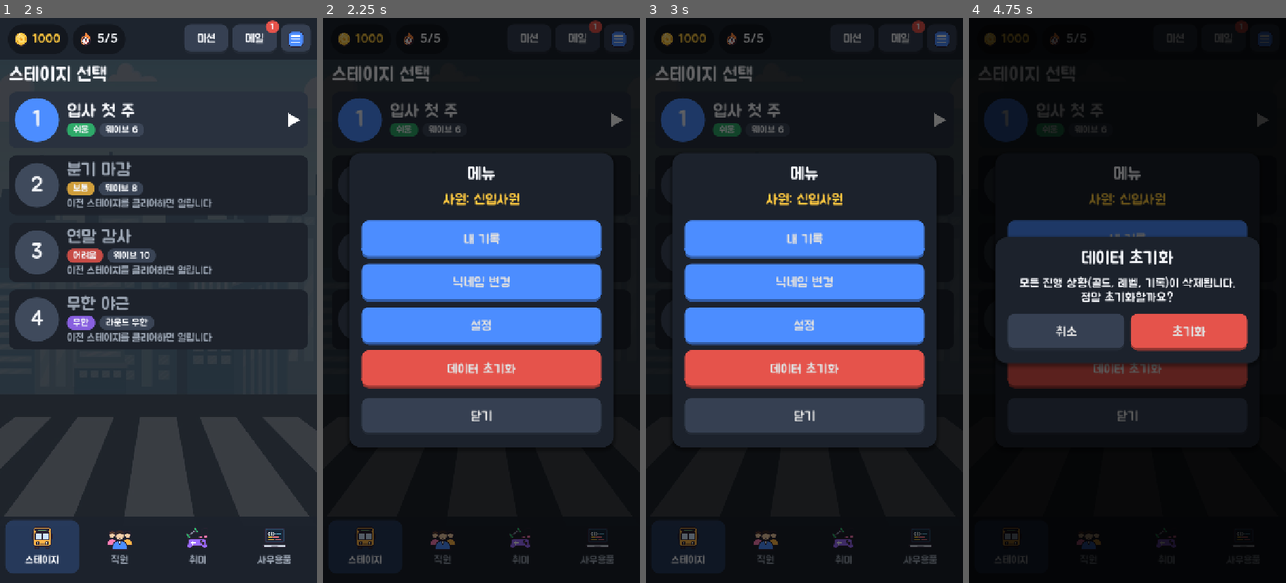
Above: before the commit, frames 1-4 (left to right).
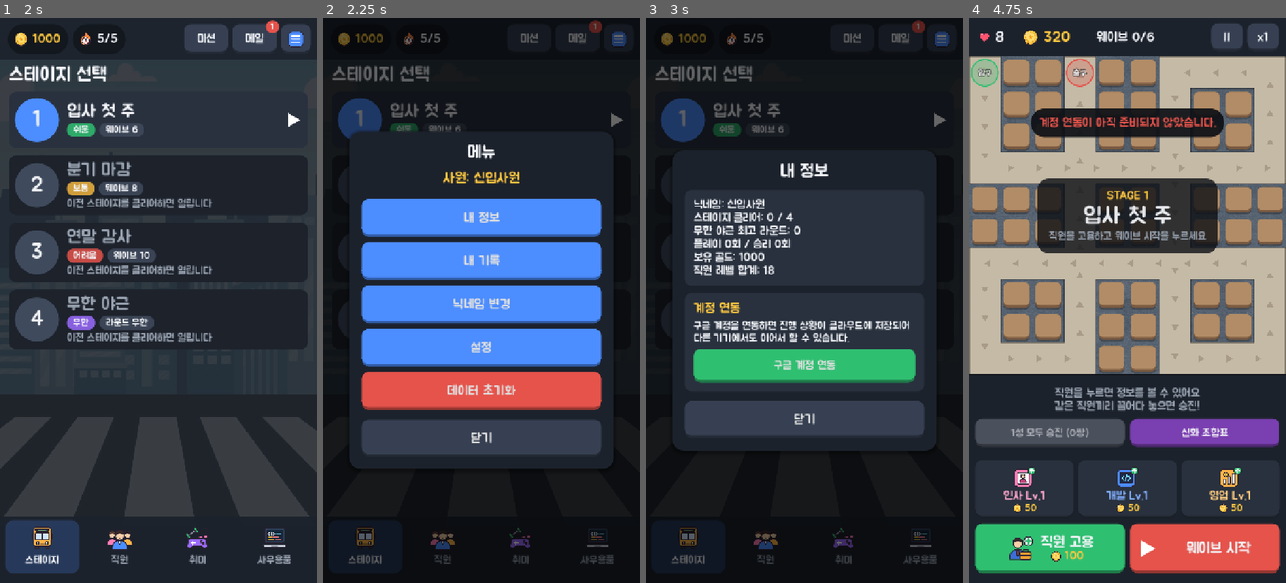
Above: after the commit, the same moments.

Repository: chw3021/CompanyDefense
Game: Godot game, scene res://scenes/boot.tscn
Same seed, same stepped clock (60 frames per second), same inputs: the game is played once before the commit and once after it.
Inputs (mouse positions are in pixels of both pictures, inside the frame that each line leads up to; where the layout moved, square brackets give the same spot in the first picture):
- Up to frame 1 (2 s): click "입사하기" at 0.5 s; click "확인" at 1.25 s
- Up to frame 2 (2.25 s): click (617, 40) at 2 s
- Up to frame 3 (3 s): click (804, 215) at 2.75 s, where only the run after the commit has a clickable "내 정보"
- Up to frame 4 (4.75 s): click (1127, 368) at 3.5 s, where only the run after the commit has a clickable "구글 계정 연동"; click (1127, 119) [1127, 283] at 4.25 s

Frame 1 is identical in both runs. In frame 2, 23% of the frame differs, in the area x 8-92%, y 20-80%; in frame 3, 23%; in frame 4, 93%, in the area x 0-100%, y 0-100%.

Commit message:
내 정보 화면과 구글 계정 연동(클라우드 저장) 추가, 메뉴 창이 안 닫히던 문제 수정
Co-authored-by: Cursor <cursoragent@cursor.com>

Diff:
--- a/project.godot
+++ b/project.godot
@@ -18,6 +18,7 @@
 Save="*res://scripts/autoload/save.gd"
 UI="*res://scripts/autoload/ui.gd"
 Dev="*res://scripts/autoload/dev.gd"
+Account="*res://scripts/autoload/account.gd"
 
 [display]
 
--- /dev/null
+++ b/scripts/autoload/account.gd
@@ -0,0 +1,253 @@
+# 구글 계정 연동과 클라우드 저장 (Firebase Auth REST + Realtime Database REST).
+# 웹은 구글 로그인 페이지로 이동했다가 돌아오는 방식(OAuth implicit), 그 외(안드로이드, PC)는
+# 기기 코드 방식(google.com/device 에 코드 입력)으로 구글 토큰을 받아 Firebase 로그인한다.
+# 연동 정보(refresh token)는 user://account.json 에만 두고 클라우드 저장 데이터에는 넣지 않는다.
+extends Node
+
+## 웹 redirect / 기기 코드 로그인이 끝나면 (error 가 "" 이면 성공)
+signal login_done(error: String)
+signal device_code_ready(user_code: String, url: String)
+
+const API_KEY := "AIzaSyBR1kQXuUPKbRROAN8u-EHDOFcPna0ZM0E"
+## OAuth 클라이언트 값은 커밋하지 않는 파일에 둔다 (account_keys.example.gd 참고, 웹 배포는 GitHub Actions 시크릿으로 만든다)
+const KEYS_PATH := "res://scripts/autoload/account_keys.gd"
+const DB_URL := "https://company-defense-default-rtdb.firebaseio.com"
+const ACCOUNT_PATH := "user://account.json"
+const SCOPE := "openid email profile"
+const UPLOAD_INTERVAL := 20.0
+
+var web_client_id := ""
+## "TV 및 입력 제한 기기" 유형 OAuth 클라이언트 (기기 코드 로그인)
+var device_client_id := ""
+var device_client_secret := ""
+var uid := ""
+var email := ""
+var _refresh_token := ""
+var _id_token := ""
+var _expires_at := 0
+var _dirty := false
+var _uploading := false
+var _cancel_device := false
+## 웹에서 로그인 페이지로 다녀온 직후의 결과. 메인 화면이 뜰 때 take_pending() 으로 가져간다
+var _pending: Variant = null
+
+
+func _ready() -> void:
+	if ResourceLoader.exists(KEYS_PATH):
+		var keys: GDScript = load(KEYS_PATH)
+		web_client_id = keys.WEB_CLIENT_ID
+		device_client_id = keys.DEVICE_CLIENT_ID
+		device_client_secret = keys.DEVICE_CLIENT_SECRET
+	var data = JSON.parse_string(FileAccess.get_file_as_string(ACCOUNT_PATH)) if FileAccess.file_exists(ACCOUNT_PATH) else null
+	if data is Dictionary:
+		uid = data.get("uid", "")
+		email = data.get("email", "")
+		_refresh_token = data.get("refresh_token", "")
+	Save.changed.connect(func(): _dirty = true)
+	var timer := Timer.new()
+	timer.wait_time = UPLOAD_INTERVAL
+	timer.autostart = true
+	timer.timeout.connect(_auto_upload)
+	add_child(timer)
+	if OS.has_feature("web"):
+		_consume_web_redirect()
+
+
+func is_linked() -> bool:
+	return uid != "" and _refresh_token != ""
+
+
+func use_redirect_login() -> bool:
+	return OS.has_feature("web")
+
+
+func take_pending() -> Variant:
+	var p = _pending
+	_pending = null
+	return p
+
+
+func unlink() -> void:
+	uid = ""
+	email = ""
+	_refresh_token = ""
+	_id_token = ""
+	DirAccess.remove_absolute(ProjectSettings.globalize_path(ACCOUNT_PATH))
+
+
+# ------------------------------------------------------------------ 웹: 구글 로그인 페이지 이동
+
+func start_redirect_login() -> void:
+	var state := "%x%x" % [randi(), randi()]
+	var f := FileAccess.open("user://account_state.txt", FileAccess.WRITE)
+	f.store_string(state)
+	f.close()
+	# OAuth 클라이언트에 등록한 리디렉션 URI 와 글자까지 같아야 하므로 index.html 은 뗀다
+	var page: String = str(JavaScriptBridge.eval("location.origin + location.pathname")).trim_suffix("index.html")
+	var url := "https://accounts.google.com/o/oauth2/v2/auth?client_id=%s&redirect_uri=%s&response_type=token&scope=%s&state=%s&prompt=select_account" % [
+			web_client_id, page.uri_encode(), SCOPE.uri_encode(), state]
+	JavaScriptBridge.eval("window.location.href = %s" % JSON.stringify(url))
+
+
+func _consume_web_redirect() -> void:
+	var hash_text: String = str(JavaScriptBridge.eval("location.hash"))
+	if not hash_text.contains("access_token=") and not hash_text.contains("error="):
+		return
+	JavaScriptBridge.eval("history.replaceState(null, '', location.pathname + location.search)")
+	var params := {}
+	for pair in hash_text.trim_prefix("#").split("&"):
+		var kv := pair.split("=", true, 1)
+		if kv.size() == 2:
+			params[kv[0]] = kv[1].uri_decode()
+	var state_path := "user://account_state.txt"
+	var expected := FileAccess.get_file_as_string(state_path) if FileAccess.file_exists(state_path) else ""
+	DirAccess.remove_absolute(ProjectSettings.globalize_path(state_path))
+	var error := ""
+	if not params.has("access_token"):
+		error = "구글 로그인이 취소되었습니다."
+	elif expected == "" or params.get("state", "") != expected:
+		error = "로그인 요청이 올바르지 않습니다. 다시 시도해 주세요."
+	else:
+		error = await _firebase_sign_in("access_token=%s&providerId=google.com" % params.access_token)
+	_pending = error
+	login_done.emit(error)
+
+
+# ------------------------------------------------------------------ 안드로이드/PC: 기기 코드
+
+## 코드를 받으면 device_code_ready 를 보내고, 사용자가 브라우저에서 승인할 때까지 기다린다. 성공하면 ""
+func start_device_login() -> String:
+	if device_client_id == "":
+		return "계정 연동이 아직 준비되지 않았습니다."
+	_cancel_device = false
+	var r := await _post_form("https://oauth2.googleapis.com/device/code", {"client_id": device_client_id, "scope": SCOPE})
+	if r.code != 200:
+		return "로그인 코드를 받지 못했습니다. 인터넷 연결을 확인해 주세요."
+	var d: Dictionary = r.data
+	device_code_ready.emit(d.user_code, d.get("verification_url", "https://www.google.com/device"))
+	var interval := float(d.get("interval", 5))
+	var deadline := Time.get_ticks_msec() + int(d.get("expires_in", 600)) * 1000
+	while Time.get_ticks_msec() < deadline:
+		await get_tree().create_timer(interval).timeout
+		if _cancel_device:
+			return "로그인이 취소되었습니다."
+		var t := await _post_form("https://oauth2.googleapis.com/token", {
+			"client_id": device_client_id, "client_secret": device_client_secret,
+			"device_code": d.device_code, "grant_type": "urn:ietf:params:oauth:grant-type:device_code"})
+		if t.code == 200:
+			return await _firebase_sign_in("id_token=%s&providerId=google.com" % t.data.id_token)
+		var err: String = t.data.get("error", "") if t.data is Dictionary else ""
+		if err == "slow_down":
+			interval += 5
+		elif err != "authorization_pending":
+			return "구글 로그인이 거부되었습니다."
+	return "로그인 시간이 지났습니다. 다시 시도해 주세요."
+
+
+func cancel_device_login() -> void:
+	_cancel_device = true
+
+
+# ------------------------------------------------------------------ Firebase
+
+func _firebase_sign_in(post_body: String) -> String:
+	var r := await _post_json("https://identitytoolkit.googleapis.com/v1/accounts:signInWithIdp?key=" + API_KEY, {
+		"postBody": post_body, "requestUri": "http://localhost", "returnSecureToken": true})
+	if r.code != 200 or not r.data is Dictionary:
+		push_warning("Firebase 로그인 실패: %s" % str(r.data))
+		return "계정 연동에 실패했습니다. 잠시 후 다시 시도해 주세요."
+	uid = r.data.localId
+	email = r.data.get("email", "")
+	_refresh_token = r.data.refreshToken
+	_id_token = r.data.idToken
+	_expires_at = _now() + int(r.data.get("expiresIn", 3600))
+	var f := FileAccess.open(ACCOUNT_PATH, FileAccess.WRITE)
+	f.store_string(JSON.stringify({"uid": uid, "email": email, "refresh_token": _refresh_token}))
+	f.close()
+	return ""
+
+
+func _ensure_token() -> bool:
+	if not is_linked():
+		return false
+	if _id_token != "" and _now() < _expires_at - 60:
+		return true
+	var r := await _post_form("https://securetoken.googleapis.com/v1/token?key=" + API_KEY,
+			{"grant_type": "refresh_token", "refresh_token": _refresh_token})
+	if r.code != 200 or not r.data is Dictionary:
+		push_warning("Firebase 토큰 갱신 실패: %s" % str(r.data))
+		return false
+	_id_token = r.data.id_token
+	_expires_at = _now() + int(r.data.get("expires_in", 3600))
+	return true
+
+
+## 클라우드의 저장 데이터 {user, updated}. 없으면 {}, 실패하면 null
+func download() -> Variant:
+	if not await _ensure_token():
+		return null
+	var r := await _request(HTTPClient.METHOD_GET, "%s/saves/%s.json?auth=%s" % [DB_URL, uid, _id_token])
+	if r.code != 200:
+		return null
+	if not r.data is Dictionary:
+		return {}
+	# Realtime Database 는 숫자 키 객체를 배열로 바꾸므로 저장 데이터는 문자열로 넣어 둔다
+	var user = JSON.parse_string(String(r.data.get("data", "")))
+	return {"user": user, "updated": int(r.data.get("updated", 0))} if user is Dictionary else {}
+
+
+func upload() -> bool:
+	if Save.user.is_empty() or not await _ensure_token():
+		return false
+	_dirty = false
+	var body := {"data": JSON.stringify(Save.user), "updated": _now(), "name": Save.user.get("name", "")}
+	var r := await _request(HTTPClient.METHOD_PUT, "%s/saves/%s.json?auth=%s" % [DB_URL, uid, _id_token], JSON.stringify(body))
+	if r.code != 200:
+		_dirty = true
+		push_warning("클라우드 저장 실패: %d" % r.code)
+	return r.code == 200
+
+
+func _auto_upload() -> void:
+	# 개발용 시나리오 실행 중에는 테스트 데이터를 올리지 않는다
+	if not _dirty or _uploading or not is_linked() or Dev._scenario != null:
+		return
+	_uploading = true
+	await upload()
+	_uploading = false
+
+
+func _notification(what: int) -> void:
+	if what == NOTIFICATION_APPLICATION_PAUSED or what == NOTIFICATION_WM_CLOSE_REQUEST:
+		_auto_upload()
+
+
+# ------------------------------------------------------------------ HTTP
+
+func _now() -> int:
+	return int(Time.get_unix_time_from_system())
+
+
+func _post_form(url: String, fields: Dictionary) -> Dictionary:
+	var parts := []
+	for key in fields:
+		parts.append("%s=%s" % [key, String(fields[key]).uri_encode()])
+	return await _request(HTTPClient.METHOD_POST, url, "&".join(parts), ["Content-Type: application/x-www-form-urlencoded"])
+
+
+func _post_json(url: String, body: Dictionary) -> Dictionary:
+	return await _request(HTTPClient.METHOD_POST, url, JSON.stringify(body), ["Content-Type: application/json"])
+
+
+## {code, data}. 네트워크 오류면 code 는 0
+func _request(method: int, url: String, body := "", headers: Array = []) -> Dictionary:
+	var req := HTTPRequest.new()
+	req.timeout = 20.0
+	add_child(req)
+	if req.request(url, PackedStringArray(headers), method, body) != OK:
+		req.queue_free()
+		return {"code": 0, "data": null}
+	var res: Array = await req.request_completed
+	req.queue_free()
+	var text: String = res[3].get_string_from_utf8()
+	return {"code": res[1] if res[0] == HTTPRequest.RESULT_SUCCESS else 0, "data": JSON.parse_string(text) if text != "" else null}
--- /dev/null
+++ b/scripts/autoload/account_keys.example.gd
@@ -0,0 +1,8 @@
+# 구글 계정 연동용 OAuth 클라이언트 값 예시. 같은 폴더에 account_keys.gd 로 복사해 값을 채운다 (커밋하지 않음).
+# 값은 Google Cloud 콘솔 > company-defense > API 및 서비스 > 사용자 인증 정보에 있다.
+# 웹 배포는 GitHub Actions 가 저장소 시크릿(WEB_CLIENT_ID, DEVICE_CLIENT_ID, DEVICE_CLIENT_SECRET)으로 이 파일을 만든다.
+extends RefCounted
+
+const WEB_CLIENT_ID := ""         # 웹 애플리케이션 클라이언트 ID (웹 로그인)
+const DEVICE_CLIENT_ID := ""      # TV 및 입력 제한 기기 클라이언트 ID (안드로이드, PC 로그인)
+const DEVICE_CLIENT_SECRET := ""  # 위 클라이언트의 보안 비밀번호
--- a/scripts/autoload/save.gd
+++ b/scripts/autoload/save.gd
@@ -77,6 +77,14 @@
 func _apply_rich_start() -> void:
 	if OS.has_feature("rich_start") and user.gold < RICH_GOLD:
 		user.gold = RICH_GOLD
+
+
+## 클라우드에서 받은 데이터로 바꾼다
+func replace_user(data: Dictionary) -> void:
+	user = data
+	_normalize()
+	refresh_time()
+	save()
 
 
 func reset() -> void:
--- a/scripts/screens/main_screen.gd
+++ b/scripts/screens/main_screen.gd
@@ -47,6 +47,17 @@
 		refresh_top_bar())
 	add_child(timer)
 	show_tab(start_tab)
+	# 웹에서 구글 로그인 페이지를 다녀온 결과 (화면보다 먼저 끝났거나, 나중에 끝나거나)
+	Account.login_done.connect(_on_redirect_login)
+	var pending = Account.take_pending()
+	if pending != null:
+		_after_login(pending)
+
+
+func _on_redirect_login(_error: String) -> void:
+	var pending = Account.take_pending()
+	if pending != null:
+		_after_login(pending)
 
 
 func _notification(what: int) -> void:
@@ -370,22 +381,26 @@
 	var name_label := UI.label("사원: " + Save.user.name, 32, UI.GOLD, HORIZONTAL_ALIGNMENT_CENTER)
 	v.add_child(name_label)
 	v.add_child(UI.spacer(6))
-	var modal: Control
+	# 람다는 지역 변수를 값으로 잡으므로, 버튼보다 나중에 만들어지는 메뉴 창은 딕셔너리에 담아 넘긴다
+	var ctx := {}
 	var items := [
+		["내 정보", UI.PRIMARY, func():
+			UI.close_modal(ctx.modal)
+			_open_profile()],
 		["내 기록", UI.PRIMARY, _open_records],
 		["닉네임 변경", UI.PRIMARY, func():
-			UI.close_modal(modal)
+			UI.close_modal(ctx.modal)
 			_change_nickname()],
 		["설정", UI.PRIMARY, _open_settings],
 		["데이터 초기화", UI.DANGER, func():
-			UI.close_modal(modal)
+			UI.close_modal(ctx.modal)
 			_confirm_reset()],
 	]
 	for item in items:
 		var b := UI.button(item[0], item[1], item[2])
 		b.custom_minimum_size.y = 86
 		v.add_child(b)
-	modal = UI.modal("메뉴", v, [["닫기", UI.CARD_HI]], self)
+	ctx.modal = UI.modal("메뉴", v, [["닫기", UI.CARD_HI]], self)
 
 
 func _open_records() -> void:
@@ -415,6 +430,134 @@
 	UI.modal("내 기록", v, [["닫기", UI.CARD_HI]], self)
 
 
+## 내 정보: 계정 요약과 구글 계정 연동 (클라우드 저장)
+func _open_profile() -> void:
+	var u: Dictionary = Save.user
+	var level_sum := 0
+	for id in u.towers:
+		level_sum += int(u.towers[id])
+	var v := UI.vbox(16)
+	var info := UI.panel(UI.CARD, 16, 20)
+	info.add_child(UI.label("닉네임: %s\n스테이지 클리어: %d / %d\n무한 야근 최고 라운드: %d\n플레이 %d회 / 승리 %d회\n보유 골드: %d\n직원 레벨 합계: %d" % [
+			u.name, u.max_cleared, StageDefs.COUNT, u.round_best, u.games_played, u.games_won, u.gold, level_sum], 26))
+	v.add_child(info)
+	var box := UI.panel(UI.CARD, 16, 20)
+	var bv := UI.vbox(12)
+	box.add_child(bv)
+	bv.add_child(UI.label("계정 연동", 30, UI.GOLD))
+	var status := UI.wrap_label("", 24, UI.TEXT, HORIZONTAL_ALIGNMENT_LEFT)
+	bv.add_child(status)
+	v.add_child(box)
+	# 람다는 지역 변수를 값으로 잡으므로, 나중에 만들어지는 창은 딕셔너리에 담아 넘긴다
+	var ctx := {}
+	var specs := []
+	if Account.is_linked():
+		status.text = "구글 계정: %s\n진행 상황이 자동으로 클라우드에 저장됩니다." % Account.email
+		specs = [
+			["지금 클라우드에 저장", UI.PRIMARY, func():
+				UI.toast("클라우드에 저장했습니다." if await Account.upload() else "클라우드 저장에 실패했습니다.", UI.GOLD)],
+			["클라우드에서 불러오기", UI.PRIMARY, func():
+				UI.close_modal(ctx.modal)
+				_load_cloud()],
+			["연동 해제", UI.DANGER, func():
+				UI.modal("연동 해제", UI.wrap_label("연동을 해제해도 이 기기와 클라우드의 데이터는 지워지지 않습니다.\n해제할까요?", 26, UI.TEXT), [
+					["취소", UI.CARD_HI],
+					["해제", UI.DANGER, func():
+						Account.unlink()
+						UI.close_modal(ctx.modal)
+						_open_profile()
+						UI.toast("계정 연동을 해제했습니다.")],
+				], self)],
+		]
+	else:
+		status.text = "구글 계정을 연동하면 진행 상황이 클라우드에 저장되어 다른 기기에서도 이어서 할 수 있습니다."
+		specs = [["구글 계정 연동", UI.SUCCESS, func():
+			UI.close_modal(ctx.modal)
+			_start_login()]]
+	for spec in specs:
+		var b := UI.button(spec[0], spec[1], spec[2], 26)
+		b.custom_minimum_size.y = 76
+		bv.add_child(b)
+	ctx.modal = UI.modal("내 정보", v, [["닫기", UI.CARD_HI]], self)
+
+
+func _start_login() -> void:
+	if Account.use_redirect_login():
+		if Account.web_client_id == "":
+			UI.toast("계정 연동이 아직 준비되지 않았습니다.", UI.DANGER)
+			return
+		Save.save()
+		Account.start_redirect_login()
+		return
+	var v := UI.vbox(14)
+	var guide := UI.wrap_label("로그인 코드를 받는 중입니다...", 26, UI.TEXT)
+	v.add_child(guide)
+	var code := UI.label("", 56, UI.GOLD, HORIZONTAL_ALIGNMENT_CENTER)
+	v.add_child(code)
+	var row := UI.hbox(10)
+	v.add_child(row)
+	var ctx := {"url": "https://www.google.com/device"}
+	for spec in [["브라우저 열기", func(): OS.shell_open(ctx.url)], ["코드 복사", func():
+			DisplayServer.clipboard_set(code.text)
+			UI.toast("코드를 복사했습니다.")]]:
+		var b := UI.button(spec[0], UI.PRIMARY, spec[1], 26)
+		b.size_flags_horizontal = Control.SIZE_EXPAND_FILL
+		b.custom_minimum_size.y = 76
+		row.add_child(b)
+	row.visible = false
+	var modal := UI.modal("구글 계정 연동", v, [["취소", UI.CARD_HI, Account.cancel_device_login]], self, false)
+	var on_code := func(user_code: String, verification_url: String):
+		ctx.url = verification_url
+		code.text = user_code
+		guide.text = "브라우저에서 %s 에 접속해 아래 코드를 입력하고 구글 계정으로 로그인해 주세요." % verification_url
+		row.visible = true
+	Account.device_code_ready.connect(on_code)
+	var error: String = await Account.start_device_login()
+	Account.device_code_ready.disconnect(on_code)
+	UI.close_modal(modal)
+	_after_login(error)
+
+
+## 로그인 직후: 클라우드에 데이터가 있으면 어느 쪽을 쓸지 묻고, 없으면 이 기기 데이터를 올린다
+func _after_login(error: String) -> void:
+	if error != "":
+		UI.toast(error, UI.DANGER)
+		return
+	var cloud = await Account.download()
+	if cloud == null:
+		UI.toast("계정은 연동되었지만 클라우드 데이터를 확인하지 못했습니다.", UI.WARN)
+	elif cloud.is_empty():
+		await Account.upload()
+		UI.toast("구글 계정이 연동되었습니다. 이 기기 데이터를 클라우드에 저장했습니다.", UI.SUCCESS)
+	else:
+		_ask_cloud_or_local(cloud, "구글 계정이 연동되었습니다.\n")
+
+
+func _load_cloud() -> void:
+	var cloud = await Account.download()
+	if cloud == null:
+		UI.toast("클라우드 데이터를 불러오지 못했습니다.", UI.DANGER)
+	elif cloud.is_empty():
+		UI.toast("클라우드에 저장된 데이터가 없습니다.", UI.WARN)
+	else:
+		_ask_cloud_or_local(cloud, "")
+
+
+func _ask_cloud_or_local(cloud: Dictionary, head: String) -> void:
+	var summary := func(u: Dictionary) -> String:
+		return "%s / 스테이지 %d 클리어 / 골드 %d" % [u.get("name", ""), int(u.get("max_cleared", 0)), int(u.get("gold", 0))]
+	var text := "%s클라우드에 저장된 데이터가 있습니다.\n\n클라우드: %s\n이 기기: %s\n\n어느 데이터를 사용할까요?" % [
+			head, summary.call(cloud.user), summary.call(Save.user)]
+	UI.modal("데이터 선택", UI.wrap_label(text, 26, UI.TEXT), [
+		["이 기기 데이터", UI.PRIMARY, func():
+			UI.toast("이 기기 데이터를 클라우드에 저장했습니다." if await Account.upload() else "클라우드 저장에 실패했습니다.", UI.GOLD)],
+		["클라우드 데이터", UI.SUCCESS, func():
+			Save.replace_user(cloud.user)
+			UI.go("res://scenes/main.tscn")
+			UI.toast("클라우드 데이터를 불러왔습니다.", UI.SUCCESS)],
+	], self, false)
+
+
 func _change_nickname() -> void:
 	const Title = preload("res://scripts/screens/title_screen.gd")
 	Title.ask_nickname("새 닉네임", Save.user.name, func(nick: String):
@@ -432,15 +575,18 @@
 		refresh.call())
 	refresh.call()
 	v.add_child(speed_button)
-	v.add_child(UI.wrap_label("컴퍼니 디펜스 v2.0 (오프라인)\n데이터는 이 기기에만 저장됩니다.\n\n사무실 이미지: pikisuperstar / Freepik\n글꼴: Jua (SIL OFL)", 24))
+	v.add_child(UI.wrap_label("컴퍼니 디펜스 v2.0\n데이터는 이 기기에 저장되며, 내 정보에서 구글 계정을 연동하면 클라우드에도 저장됩니다.\n\n사무실 이미지: pikisuperstar / Freepik\n글꼴: Jua (SIL OFL)", 24))
 	UI.modal("설정", v, [["닫기", UI.CARD_HI]], self)
 
 
 func _confirm_reset() -> void:
-	var text := UI.wrap_label("모든 진행 상황(골드, 레벨, 기록)이 삭제됩니다.\n정말 초기화할까요?", 28, UI.TEXT)
+	var linked_note := "\n구글 계정 연동은 해제되며, 클라우드 데이터는 지워지지 않습니다." if Account.is_linked() else ""
+	var text := UI.wrap_label("모든 진행 상황(골드, 레벨, 기록)이 삭제됩니다.%s\n정말 초기화할까요?" % linked_note, 28, UI.TEXT)
 	UI.modal("데이터 초기화", text, [
 		["취소", UI.CARD_HI],
 		["초기화", UI.DANGER, func():
+			# 새로 만든 데이터가 클라우드 데이터를 덮어쓰지 않도록 연동부터 푼다
+			Account.unlink()
 			Save.reset()
 			UI.go("res://scenes/title.tscn")],
 	], self)
Not shown, changed: export_presets.cfg
Not shown, changed: .github/workflows/web.yml
